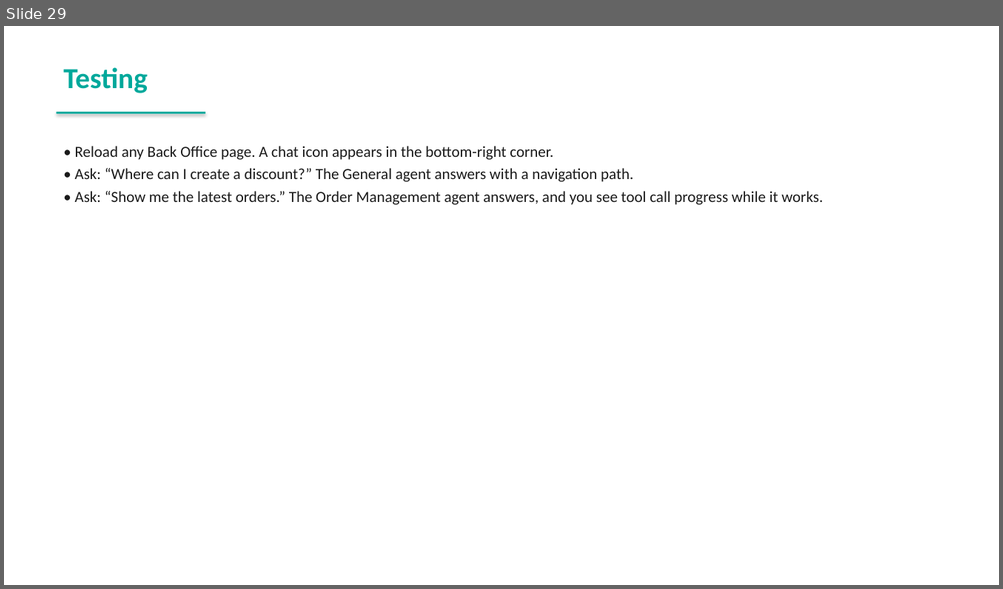
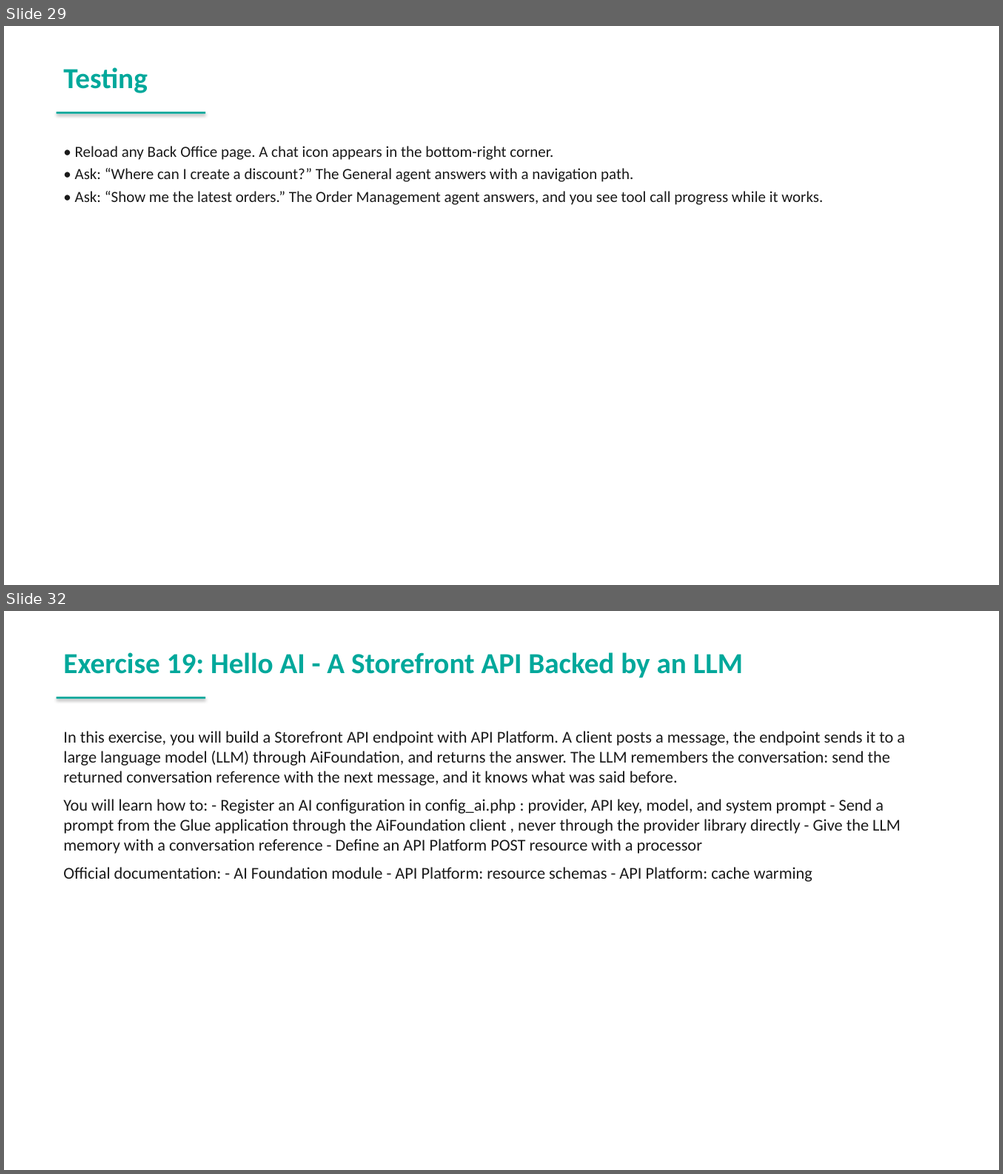
Before and after one commit to spryker-academy/instructor-exercises, a slide deck: guides-pptx/spryker-academy-ai.pptx. Shown one above the other, each under a label of ours: slide 29 before the commit, slides 29 and 32 after it; the slides between them are not shown. The pictures are 1003x589 and 1003x1174 pixels, drawn with LibreOffice and Linux fonts; fonts in the diff are those of the drawing. Boxes give left, top, right and bottom in pixels: in the first picture for what was removed or moved away, otherwise in the second. Text is boxed around its words. In the diff, an @@ line names an element or a change of style, - is before the commit and + after.

```diff
--- a/guides-pptx/spryker-academy-ai.pptx
+++ b/guides-pptx/spryker-academy-ai.pptx
@@ slide 32 added at [4, 611, 999, 1170], background #FFFFFF @@
@@ text added at [63, 652, 743, 678], 28 pt, text #00A89B, bold @@
+Exercise 19: Hello AI - A Storefront API Backed by an LLM
@@ rectangle added at [57, 697, 205, 699], fill #00A89B @@
@@ text added at [63, 731, 905, 882], 16 pt, text #1A1A1A @@
+In this exercise, you will build a Storefront API endpoint with API Platform. A client posts a message, the endpoint sends it to a large language model (LLM) through AiFoundation, and returns the answer. The LLM remembers the conversation: send the returned conversation reference with the next message, and it knows what was said before.
+You will learn how to: - Register an AI configuration in config_ai.php : provider, API key, model, and system prompt - Send a prompt from the Glue application through the AiFoundation client , never through the provider library directly - Give the LLM memory with a conversation reference - Define an API Platform POST resource with a processor
+Official documentation: - AI Foundation module - API Platform: resource schemas - API Platform: cache warming
```
Also in this commit, not shown: 10 slides changed, 17 other slides added, 11 other files.
